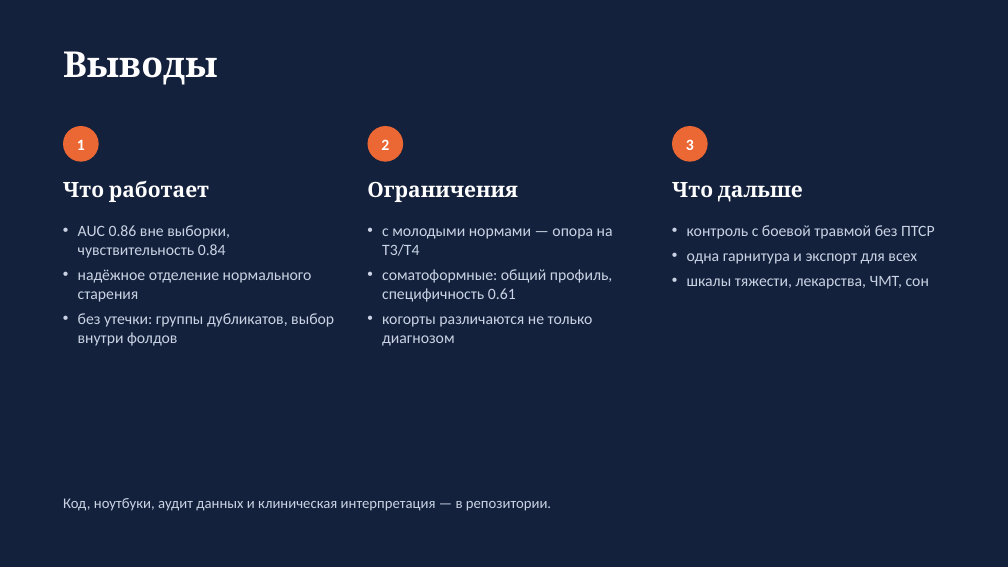
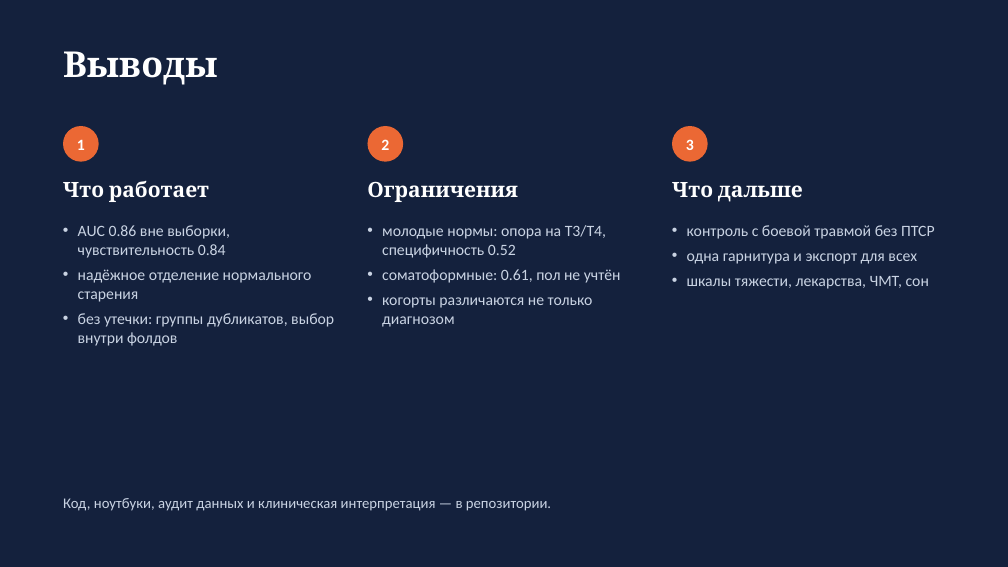
Before and after one commit to igor688-hub/neurodiagnosis-eeg, a slide deck: slide 11 of report/presentation.pptx (slide 10 before the commit). Drawn at 1008x567 pixels with LibreOffice and Linux fonts; fonts in the diff are those of the drawing. Boxes give left, top, right and bottom in pixels: in the first picture for what was removed or moved away, otherwise in the second. Text is boxed around its words. In the diff, an @@ line names an element or a change of style, - is before the commit and + after.

```diff
--- a/report/presentation.pptx
+++ b/report/presentation.pptx
@@ text at (382, 225, 621, 283): text changed @@
-• с молодыми нормами — опора на T3/T4
-• соматоформные: общий профиль, специфичность 0.61
+• молодые нормы: опора на T3/T4, специфичность 0.52
+• соматоформные: 0.61, пол не учтён
```
Also in this commit, not shown: 4 other slides changed, 1 slide added, 2 other files.
